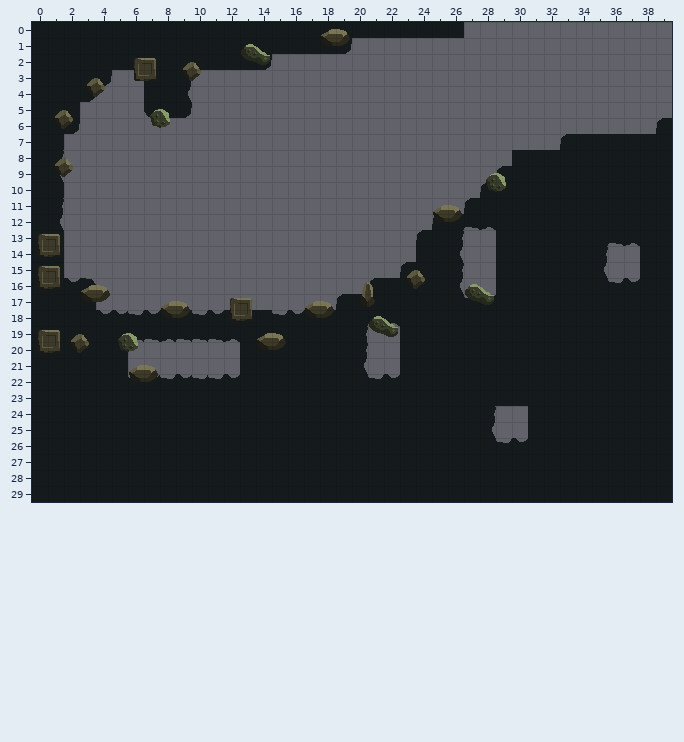
Tiled map: maps/home.tmx. Above, as it was before the edit.
Cells are 16x16 px. Shown: x 0..39, y 0..29.
And afterwards:
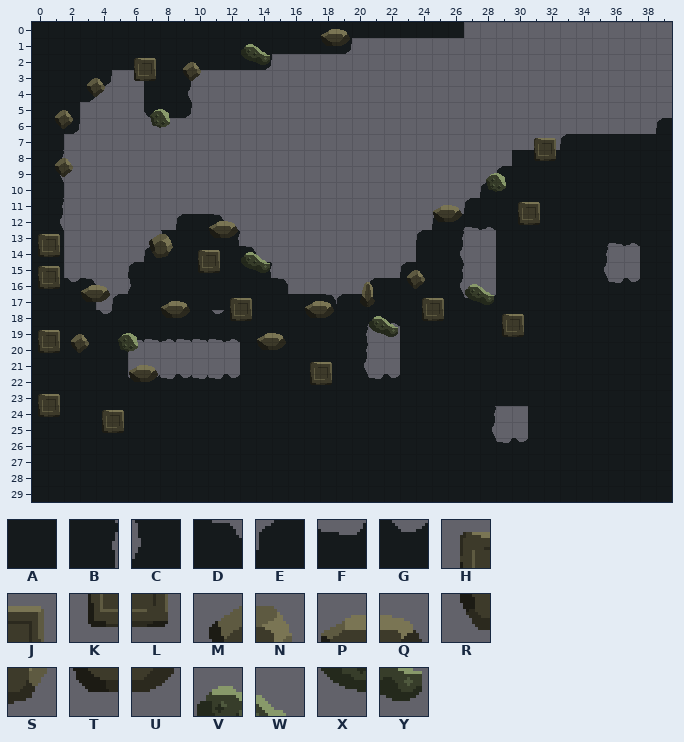
Key: from "tiles": A 0, B 50, C 69, D 87, E 88, F 99, G 100, H 130, J 131, K 146, L 147, M 162, N 163, P 165, Q 166, R 178, S 179, T 181, U 182, V 197, W 198, X 213, Y 214.
_ is an empty cell.
Diff:
Layer "Tile Layer 1":
Tile F becomes tile A in row 18 at x 6, 10 and 15.
Tile G becomes tile A in row 18 at x 5, 7 and 16.
The author put tile A in row 12 at x 10; in row 13 at x 9 to 11; in row 14 at x 8 to 12; in row 15 at x 7 to 13; in row 16 at x 7 to 14; in row 17 at x 6 to 17.
The author put tile B in row 13 at x 12; in row 15 at x 14.
The author put tile C in row 13 at x 8; in row 16 at x 6.
The author put tile D in row 12 at x 11; in row 14 at x 13; in row 16 at x 15; in row 17 at x 18.
The author put tile E in row 12 at x 9; in row 14 at x 7; in row 15 at x 6; in row 17 at x 5.
Layer "Tile Layer 2":
The author put tile H in row 7 at x 31; in row 11 at x 30; in row 14 at x 10; in row 17 at x 24; in row 18 at x 29; in row 21 at x 17.
The author put tile H in row 23 at x 0; in row 24 at x 4.
The author put tile J in row 7 at x 32; in row 11 at x 31; in row 14 at x 11; in row 17 at x 25; in row 18 at x 30; in row 21 at x 18.
The author put tile J in row 23 at x 1; in row 24 at x 5.
The author put tile K in row 8 at x 31; in row 12 at x 30; in row 15 at x 10; in row 18 at x 24; in row 19 at x 29; in row 22 at x 17.
The author put tile K in row 24 at x 0; in row 25 at x 4.
The author put tile L in row 8 at x 32; in row 12 at x 31; in row 15 at x 11; in row 18 at x 25; in row 19 at x 30; in row 22 at x 18.
The author put tile L in row 24 at x 1; in row 25 at x 5.
The author put tile M in row 13 at x 7.
The author put tile N in row 13 at x 8.
The author put tile P in row 12 at x 11.
The author put tile Q in row 12 at x 12.
The author put tile R in row 14 at x 7.
The author put tile S in row 14 at x 8.
The author put tile T in row 13 at x 11.
The author put tile U in row 13 at x 12.
The author put tile V in row 14 at x 13.
The author put tile W in row 14 at x 14.
The author put tile X in row 15 at x 13.
The author put tile Y in row 15 at x 14.
Changed places in both pictures, as pixel boxes (x1, y1, x2, y2):
added: (534, 138, 556, 161)
added: (518, 202, 540, 225)
changed: (112, 214, 336, 315)
added: (422, 298, 444, 321)
added: (502, 314, 524, 337)
added: (310, 362, 332, 385)
added: (38, 394, 60, 417)
added: (102, 410, 124, 433)
